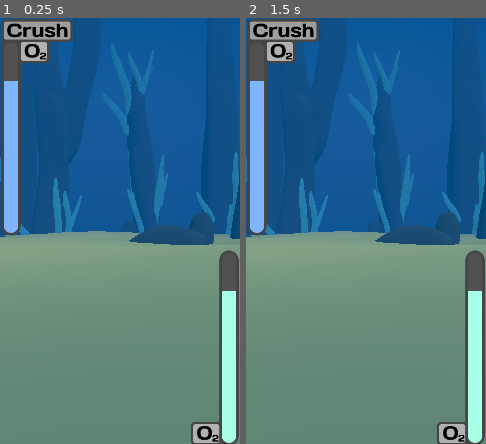
Above: before the commit, frames 1-2 (left to right).
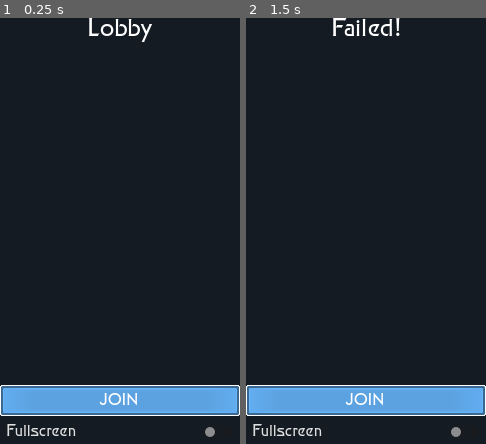
Above: after the commit, the same moments.

Repository: eikap/ggj-2026
Game: Godot game, scene res://Scenes/Game.tscn
The game is run twice, just before and just after one commit, with the same random seed, the same clock (stepped at 60 frames per second) and the same inputs. This scene is started directly instead of the project's main scene.
Inputs (mouse positions are in pixels of both pictures, inside the frame that each line leads up to):
- Up to frame 1 (0.25 s): no input
- Up to frame 2 (1.5 s): tap Enter at 0.5 s; move the mouse to (418, 209) at 0.52 s; tap Space (interact) at 0.6 s; click (418, 209) at 0.67 s; click (366, 401) at 1.25 s, where only the run after the commit has a clickable "Join Game"

The runs differ from the first frame. In frame 1, 100% of the frame differs, in the area x 0-100%, y 0-100%; in frame 2, 100%.
Error before the commit: Invalid access to property or key '1' on a base object of type 'Dictionary'. (res://Scripts/hud_ui.gd:10)

Commit message:
Added return to lobby flow

Diff:
--- a/Scenes/Game.tscn
+++ b/Scenes/Game.tscn
@@ -80,6 +80,7 @@
 [node name="Game" type="Node3D" unique_id=1621413269]
 script = ExtResource("1_u30vs")
 playerPrefab = ExtResource("2_4n824")
+lobbyScene = "res://Scenes/NetworkTest/LobbyTest.tscn"
 
 [node name="Camera3D" type="Camera3D" parent="." unique_id=227937220]
 transform = Transform3D(1, 0, 0, 0, 1, 0, 0, 0, 1, 0, 0, 6.684964)
--- a/Scenes/NetworkTest/game.gd
+++ b/Scenes/NetworkTest/game.gd
@@ -1,6 +1,7 @@
 extends Node3D # Or Node2D.
 
 @export var playerPrefab : PackedScene
+@export_file_path("*.tscn") var lobbyScene : String
 
 func _enter_tree():
 	for playerID in Network.players.keys():
@@ -17,6 +18,21 @@
 	if !OS.has_feature("dedicated_server"):
 		Network.player_loaded.rpc_id(1) # Tell the server that this peer has loaded.
 
+func _process(delta: float) -> void:
+	if (!is_multiplayer_authority()):
+		return
+
+	var numPlayers = Network.players.size()
+
+	var anyPlayerAlive = false
+	for i in range(0, numPlayers):
+		var playerID = Network.players.keys()[i]
+		var player : Player = Network.players[playerID].node
+
+		anyPlayerAlive = anyPlayerAlive || (player.playerState == Player.PlayerState.Alive)
+
+	if (!anyPlayerAlive):
+		Network.end_game.rpc(lobbyScene)
 
 # Called only on the server.
 func start_game():
--- /dev/null
+++ b/Scripts/constants.gd
@@ -0,0 +1,3 @@
+
+# Player Constants
+enum PlayerState {Alive, Drowned, Crush_Drowned, Survived}
--- a/Scripts/lobby.gd
+++ b/Scripts/lobby.gd
@@ -19,6 +19,7 @@
 
 func _enter_tree():
 	Network.player_connected.connect(player_connected)
+	Network.player_disconnected.connect(player_disconnected)
 	load_player_names()
 
 	if OS.has_feature("dedicated_server"):
@@ -56,12 +57,9 @@
 	Network.load_game.rpc(gameScene)
 	return
 
-func player_connected(_peer_id, player_info):
-	var playerUINode = playerNameUIElement.instantiate()
-	playerUINode.isLocalPlayer = _peer_id == multiplayer.get_unique_id()
-	playerUINode.playerName = player_info.name
-	$VBoxContainer/PlayerList/PlayerListContainer.add_child(playerUINode)
-
+func update_lobby_status():
+	if (!is_multiplayer_authority()):
+		return
 	var playerNum = Network.players.size()
 	var readyToGo = playerNum >= min_num_players
 
@@ -74,8 +72,24 @@
 			status,
 			readyToGo
 		)
-	return
 
+func player_connected(_peer_id, player_info):
+	var playerUINode = playerNameUIElement.instantiate()
+	playerUINode.isLocalPlayer = _peer_id == multiplayer.get_unique_id()
+	playerUINode.playerName = player_info.name
+	$VBoxContainer/PlayerList/PlayerListContainer.add_child(playerUINode)
+
+	update_lobby_status()
+
+func player_disconnected(_peer_id, player_info):
+	var playerUINodes = $VBoxContainer/PlayerList/PlayerListContainer.get_children()
+
+	for playerUINode in playerUINodes:
+		if (playerUINode.playerName == player_info.name):
+			$VBoxContainer/PlayerList/PlayerListContainer.remove_child(playerUINode)
+			playerUINode.queue_free()
+
+	update_lobby_status()
 
 func _on_fullscreen_toggled(toggled_on: bool) -> void:
 	if toggled_on == true:
--- a/Scripts/network.gd
+++ b/Scripts/network.gd
@@ -60,6 +60,7 @@
 
 
 func remove_multiplayer_peer():
+	multiplayer.multiplayer_peer.close()
 	multiplayer.multiplayer_peer = OfflineMultiplayerPeer.new()
 	players.clear()
 
@@ -70,6 +71,14 @@
 func load_game(game_scene_path):
 	get_tree().change_scene_to_file(game_scene_path)
 
+# When the server decides to start the game from a UI scene,
+# do Lobby.load_game.rpc(filepath)
+@rpc("any_peer", "call_local", "reliable")
+func end_game(lobby_scene_path):
+	if !OS.has_feature("dedicated_server"):
+		remove_multiplayer_peer()
+
+	get_tree().change_scene_to_file(lobby_scene_path)
 
 # Every peer will call this when they have loaded the game scene.
 @rpc("any_peer", "call_local", "reliable")
Not shown, added: Scripts/constants.gd.uid
